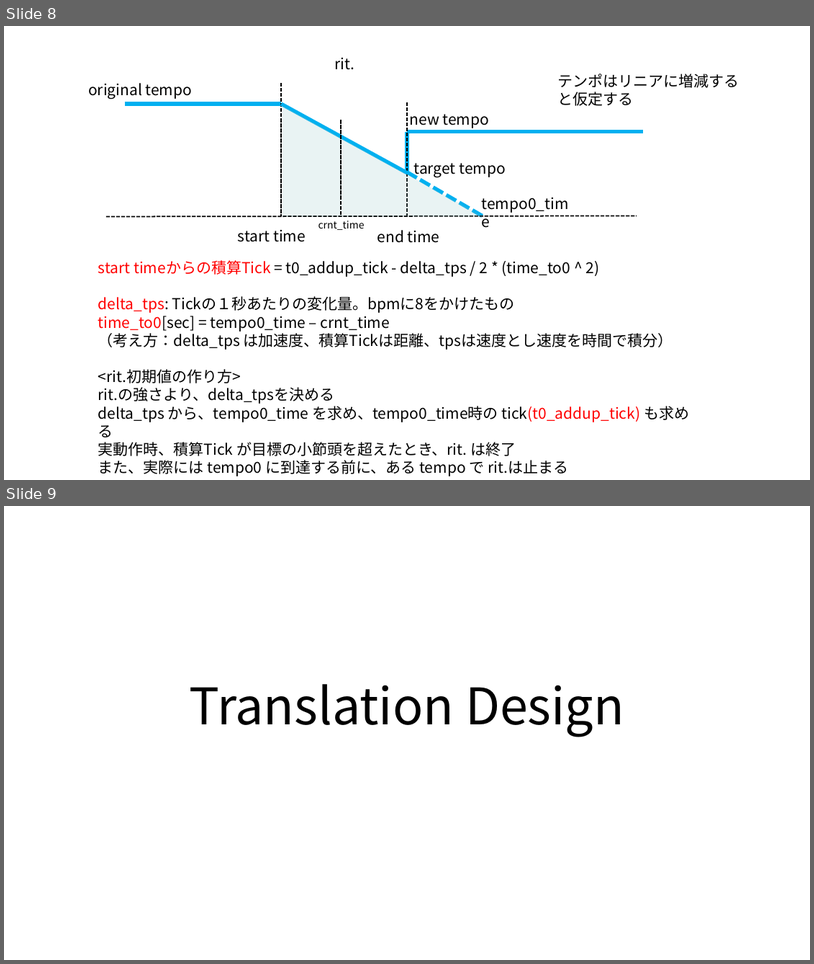
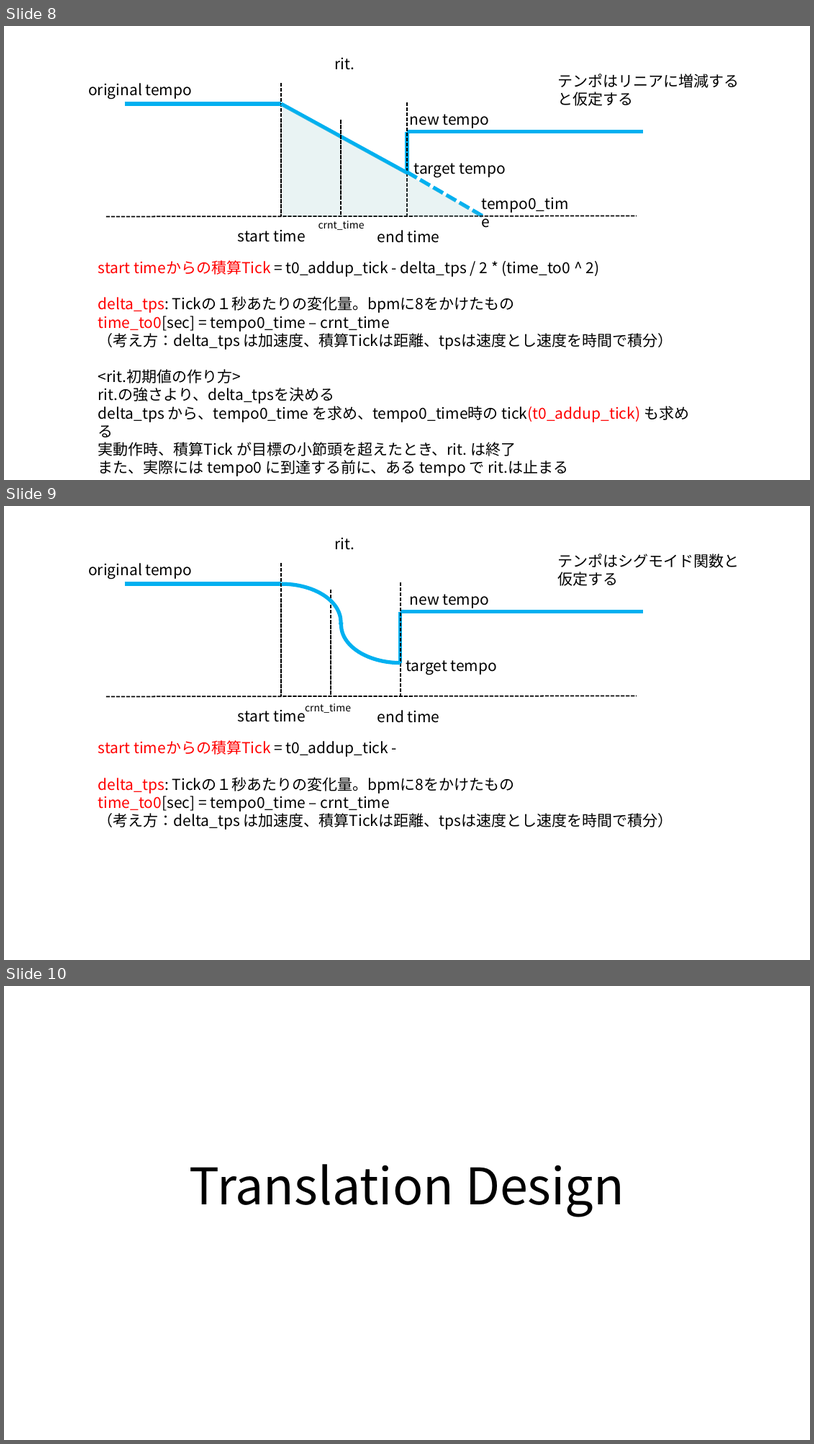
Before and after one commit to hasebems/Loopian_Rust, a slide deck: doc/design.pptx. Shown one above the other, each under a label of ours: slides 8 and 9 before the commit, slides 8, 9 and 10 after it. The pictures are 814x964 and 814x1444 pixels, drawn with LibreOffice and Linux fonts; fonts in the diff are those of the drawing. Boxes give left, top, right and bottom in pixels: in the first picture for what was removed or moved away, otherwise in the second. Text is boxed around its words. In the diff, an @@ line names an element or a change of style, - is before the commit and + after.

```diff
--- a/doc/design.pptx
+++ b/doc/design.pptx
@@ slide 9 added at box(4, 506, 810, 960), background #FFFFFF @@
@@ text added at box(335, 538, 355, 550), 18 pt, text #000000 @@
+rit.
@@ text added at box(88, 563, 192, 579), 18 pt, text #000000 @@
+original tempo
@@ line added from (282, 563) to (282, 697), #000000 1.5 pt dashed @@
@@ text added at box(558, 554, 739, 586), 18 pt, text #000000 @@
+テンポはシグモイド関数と仮定する
@@ line added from (125, 584) to (282, 584), #00B0F0 4.5 pt @@
@@ arc (boxed as its full ellipse) added at box(222, 584, 341, 659), outline #00B0F0 4.5 pt @@
@@ line added from (331, 590) to (331, 696), #000000 1.5 pt dashed @@
@@ arc (boxed as its full ellipse) added at box(342, 587, 460, 663), outline #00B0F0 4.5 pt @@
@@ line added from (401, 582) to (401, 697), #000000 1.5 pt dashed @@
@@ line added from (401, 663) to (401, 612), #00B0F0 4.5 pt @@
@@ line added from (401, 612) to (643, 612), #00B0F0 4.5 pt @@
@@ text added at box(410, 594, 489, 608), 18 pt, text #000000 @@
+new tempo
@@ text added at box(406, 660, 497, 674), 18 pt, text #000000 @@
+target tempo
@@ line added from (106, 697) to (637, 696), #000000 1.5 pt dashed @@
@@ text added at box(238, 708, 306, 722), 18 pt, text #000000 @@
+start time
@@ text added at box(305, 703, 351, 713), 12 pt, text #000000 @@
+crnt_time
@@ text added at box(378, 710, 440, 723), 18 pt, text #000000 @@
+end time
@@ text added at box(98, 740, 673, 829), 18 pt, text #000000 @@
+start timeからの積算Tick = t0_addup_tick -
+delta_tps: Tickの１秒あたりの変化量。bpmに8をかけたもの
+time_to0[sec] = tempo0_time – crnt_time
+（考え方：delta_tps は加速度、積算Tickは距離、tpsは速度とし速度を時間で積分）
@@ what was slide 9 is now slide 10 @@
```
Also in this commit, not shown: 2 slides changed, 5 other files.
